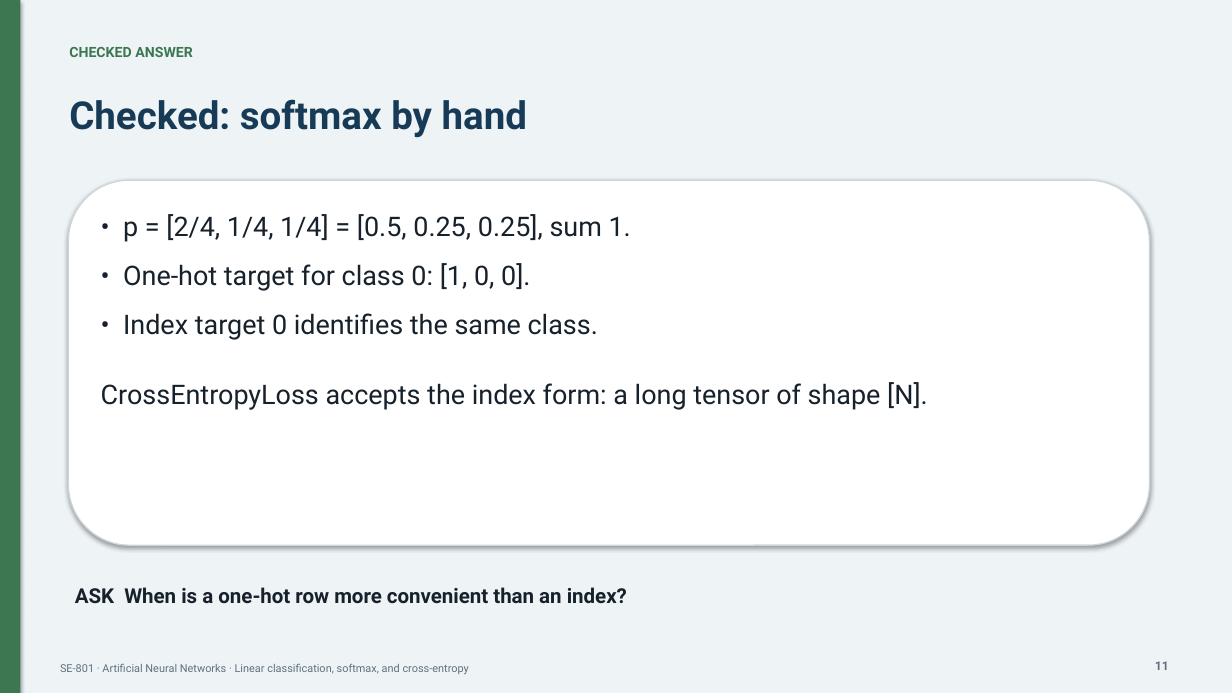
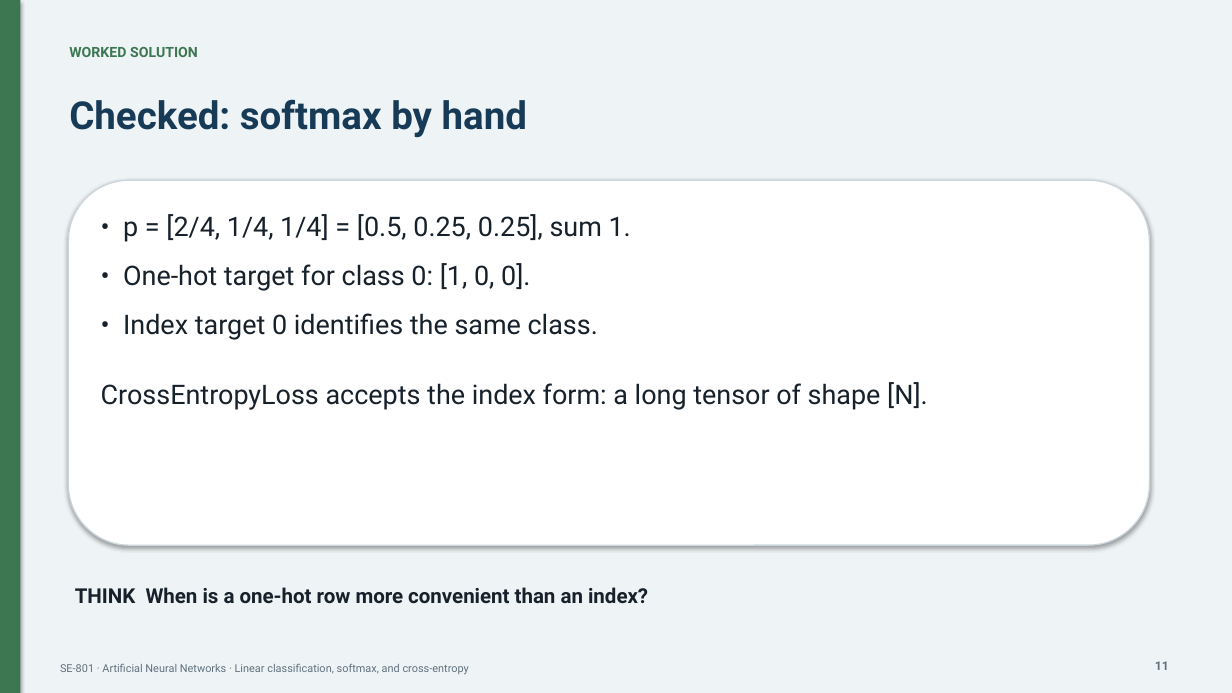
Before and after one commit to DrFarrukh/teaching, a slide deck: slide 11 of courses/artificial-neural-networks/lectures/lecture-04/slides.pptx. Drawn at 1232x693 pixels with LibreOffice and Linux fonts; fonts in the diff are those of the drawing. Boxes give left, top, right and bottom in pixels: in the first picture for what was removed or moved away, otherwise in the second. Text is boxed around its words. In the diff, an @@ line names an element or a change of style, - is before the commit and + after.

```diff
--- a/courses/artificial-neural-networks/lectures/lecture-04/slides.pptx
+++ b/courses/artificial-neural-networks/lectures/lecture-04/slides.pptx
@@ text at [69,47,198,57]: text changed @@
-CHECKED ANSWER
+WORKED SOLUTION
@@ text at [75,587,648,603]: text changed @@
-ASK When is a one-hot row more convenient than an index?
+THINK When is a one-hot row more convenient than an index?
```
Also in this commit, not shown: 7 other slides changed.
